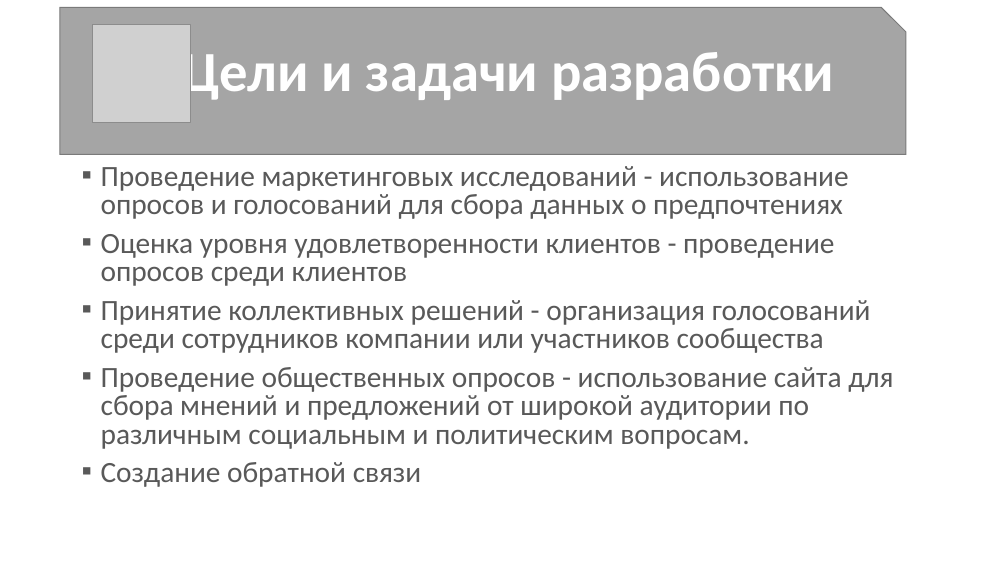
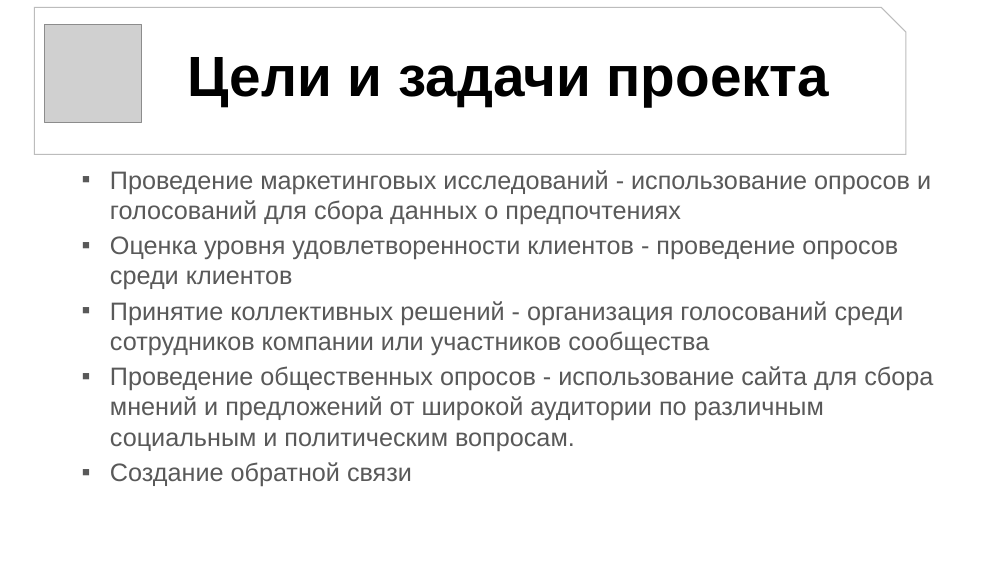
Before and after one commit to huggegg/kursa4, a slide deck: slide 3 of документы курсовой/проект.pptx. Drawn at 1008x567 pixels with LibreOffice and Linux fonts; fonts in the diff are those of the drawing; grey boxes stand for pictures. Boxes give left, top, right and bottom in pixels: in the first picture for what was removed or moved away, otherwise in the second. Text is boxed around its words. In the diff, an @@ line names an element or a change of style, - is before the commit and + after.

Commit message:
presentation

```diff
--- a/документы курсовой/проект.pptx
+++ b/документы курсовой/проект.pptx
@@ snip rect: place and size @@
-snip rect at box(60, 8, 906, 154)
+snip rect at box(34, 8, 906, 154)
@@ snip rect at box(34, 8, 906, 154): fill #A5A5A5 to #FFFFFF; outline #7A7A7A 1 pt to #BDBDBD 1 pt @@
@@ picture: place and size @@
-picture at box(93, 25, 191, 123)
+picture at box(44, 25, 141, 123)
@@ title at box(188, 57, 830, 106): text changed; font Calibri to Arial; text colour #FFFFFF to #000000 @@
-Цели и задачи разработки
+Цели и задачи проекта
@@ text "Проведение маркетинговых исследований - использование ..." at box(110, 170, 933, 486): size 28 to 24 pt, font Calibri to Arial; indent changed; line spacing 0.8 to 1; less space between paragraphs @@
```
Also in this commit, not shown: 8 other slides changed, 5 slides added, 4 slides removed.
